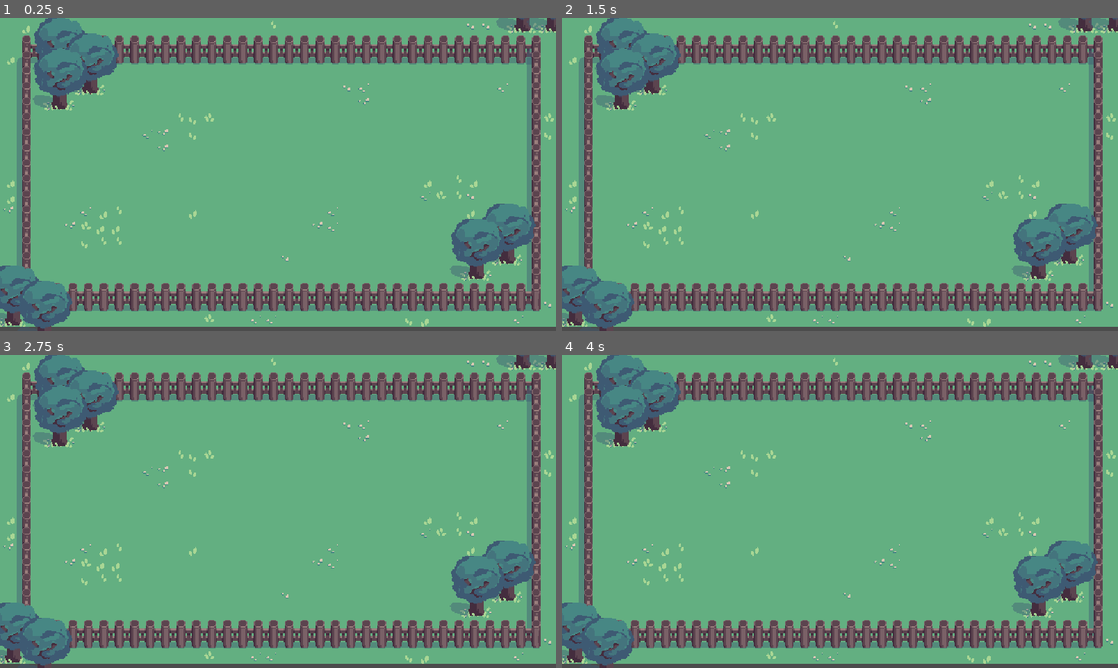
Above: before the commit, frames 1-4 (two rows, left to right).
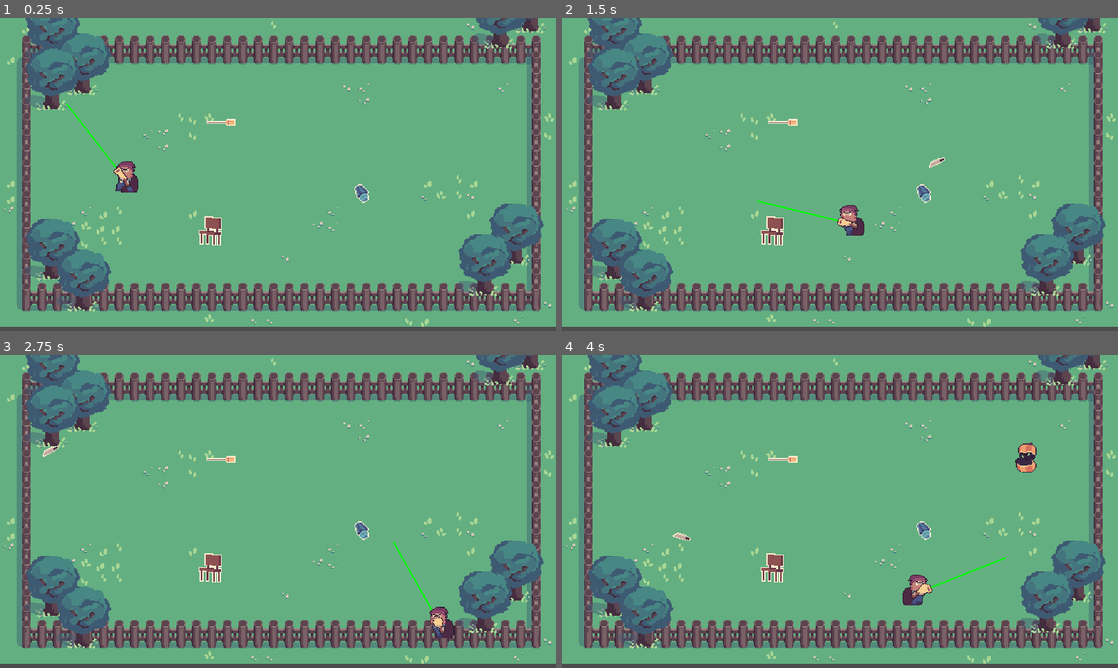
Above: after the commit, the same moments.

Repository: OceanBoy612/BrackeysJam2021
Game: Godot game, scene res://Code/World.tscn
The game is run twice, just before and just after one commit, with the same random seed, the same clock (stepped at 60 frames per second) and the same inputs.
Inputs (mouse positions are in pixels of both pictures, inside the frame that each line leads up to):
- Up to frame 1 (0.25 s): no input
- Up to frame 2 (1.5 s): tap Enter (ui_accept) at 0.5, 1.35 s; move the mouse to (962, 158) at 0.52 s; hold Right (ui_right) 0.53-1.28 s; hold Enter (ui_accept) 0.53-1.28 s; move the mouse to (728, 190) at 1.27 s; hold Down (ui_down) from 1.28 s (still down)
- Up to frame 3 (2.75 s): tap Enter (ui_accept) at 1.52, 1.82 s; move the mouse to (333, 442) at 2.02 s; release Down (ui_down) at 2.03 s; hold Right (ui_right) from 2.03 s (still down); hold Enter (ui_accept) from 2.03 s (still down)
- Up to frame 4 (4 s): move the mouse to (812, 574) at 2.77 s; release Right (ui_right) at 2.78 s; release Enter (ui_accept) at 2.78 s; hold Up (ui_up) 2.78-3.53 s; tap Enter (ui_accept) at 2.85, 3.02, 3.32 s; move the mouse to (1006, 558) at 3.52 s; hold Left (ui_left) from 3.53 s (still down); hold Enter (ui_accept) from 3.53 s (still down)

The runs differ from the first frame. In frame 1, 10% of the frame differs, in the area x 0-100%, y 0-100%; in frame 2, 10%; in frame 3, 10%; in frame 4, 10%.

Commit message:
Added night effect to World

Diff:
--- a/src/Art/Tilesets/Tileset.tres
+++ b/src/Art/Tilesets/Tileset.tres
@@ -126,15 +126,15 @@
 5/z_index = 0
 6/name = "Tree"
 6/texture = ExtResource( 1 )
-6/tex_offset = Vector2( 0, 0 )
+6/tex_offset = Vector2( -24, -48 )
 6/modulate = Color( 1, 1, 1, 1 )
 6/region = Rect2( 32, 16, 64, 64 )
 6/tile_mode = 0
-6/occluder_offset = Vector2( 0, 0 )
+6/occluder_offset = Vector2( -24, -48 )
 6/occluder = SubResource( 6 )
-6/navigation_offset = Vector2( 0, 0 )
-6/shape_offset = Vector2( 0, 0 )
-6/shape_transform = Transform2D( 1, 0, 0, 1, 0, 0 )
+6/navigation_offset = Vector2( -24, -48 )
+6/shape_offset = Vector2( -24, -48 )
+6/shape_transform = Transform2D( 1, 0, 0, 1, -24, -48 )
 6/shape = SubResource( 7 )
 6/shape_one_way = false
 6/shape_one_way_margin = 1.0
@@ -143,7 +143,7 @@
 "one_way": false,
 "one_way_margin": 1.0,
 "shape": SubResource( 7 ),
-"shape_transform": Transform2D( 1, 0, 0, 1, 0, 0 )
+"shape_transform": Transform2D( 1, 0, 0, 1, -24, -48 )
 } ]
 6/z_index = 0
 7/name = "Fence-Top-Left"
--- a/src/Code/Bullets/GenericBullet.gd
+++ b/src/Code/Bullets/GenericBullet.gd
@@ -14,3 +14,5 @@
 		if col.collider.has_method("damage"):
 			col.collider.damage(damage)
 			queue_free()
+		if col.collider is TileMap:
+			queue_free() # hit a wall
--- a/src/Code/Enemies/Enemy.tscn
+++ b/src/Code/Enemies/Enemy.tscn
@@ -11,7 +11,7 @@
 collision_layer = 4
 collision_mask = 7
 script = ExtResource( 2 )
-speed = 175
+speed = 100
 
 [node name="Sprite" type="AnimatedSprite" parent="."]
 frames = ExtResource( 1 )
--- a/src/Code/Player/Player.gd
+++ b/src/Code/Player/Player.gd
@@ -40,12 +40,17 @@
 
 	update() # debugging
 
+	if Input.is_action_pressed("ui_accept"):
+		charge_gun()
+	elif Input.is_action_just_released("ui_accept"):
+		shoot_gun()
 
-func _input(event):
-	if event.is_action_pressed("ui_accept"):
-		charge_gun()
-	elif event.is_action_released("ui_accept"):
-		shoot_gun()
+
+#func _input(event):
+#	if event.is_action_pressed("ui_accept"):
+#		charge_gun()
+#	elif event.is_action_released("ui_accept"):
+#		shoot_gun()
 
 
 func shoot_gun():
--- a/src/Code/World.tscn
+++ b/src/Code/World.tscn
@@ -1,23 +1,83 @@
-[gd_scene load_steps=2 format=2]
+[gd_scene load_steps=12 format=2]
 
 [ext_resource path="res://Art/Tilesets/Tileset.tres" type="TileSet" id=1]
+[ext_resource path="res://Code/Player/Player.gd" type="Script" id=2]
+[ext_resource path="res://Code/Enemies/Enemy.tscn" type="PackedScene" id=3]
+[ext_resource path="res://Code/Items/GenericItem.gd" type="Script" id=4]
+[ext_resource path="res://Code/Spawner/Spawner.gd" type="Script" id=5]
+[ext_resource path="res://Code/Items/KnifeItem.tscn" type="PackedScene" id=6]
+[ext_resource path="res://Code/Spawner/Spawner.tscn" type="PackedScene" id=7]
+[ext_resource path="res://Code/Player/Player.tscn" type="PackedScene" id=8]
+[ext_resource path="res://Code/Items/LampItem.tscn" type="PackedScene" id=9]
+[ext_resource path="res://Code/Items/ChairItem.tscn" type="PackedScene" id=10]
+[ext_resource path="res://Code/Items/BroomItem.tscn" type="PackedScene" id=11]
 
-[node name="World" type="Node2D"]
+[node name="World" type="YSort"]
 
 [node name="Back" type="TileMap" parent="."]
 tile_set = ExtResource( 1 )
 cell_size = Vector2( 16, 16 )
+show_collision = true
 format = 1
 tile_data = PoolIntArray( 0, 4, 0, 1, 4, 0, 2, 4, 0, 3, 4, 0, 4, 4, 0, 5, 4, 0, 6, 4, 0, 7, 4, 0, 8, 4, 0, 9, 4, 0, 10, …(9941 unchanged characters)…
 
 [node name="Mid" type="TileMap" parent="."]
 tile_set = ExtResource( 1 )
 cell_size = Vector2( 16, 16 )
+cell_y_sort = true
+show_collision = true
 format = 1
 tile_data = PoolIntArray( 1, 2, 0, 17, 1, 131072, 30, 5, 0, 31, 5, 0, 65537, 7, 0, 65538, 8, 0, 65539, 8, 0, 65540, 8,  …(2183 unchanged characters)…
 
 [node name="Front" type="TileMap" parent="."]
 tile_set = ExtResource( 1 )
 cell_size = Vector2( 16, 16 )
+cell_y_sort = true
+show_collision = true
 format = 1
-tile_data = PoolIntArray( -262112, 6, 0, -196576, 6, 0, -196574, 6, 0, 2, 6, 0, 65540, 6, 0, 131074, 6, 0, 786463, 6, 0, 851997, 6, 0, 1114111, 6, 0, 1114113, 6, 0 )
+tile_data = PoolIntArray( -65504, 6, 0, 34, 6, 0, 65568, 6, 0, 131075, 6, 0, 262149, 6, 0, 327683, 6, 0, 983073, 6, 0, 1048579, 6, 0, 1114143, 6, 0, 1179653, 6, 0 )
+
+[node name="Spawners" type="Node2D" parent="."]
+position = Vector2( 93.6252, 54.7231 )
+
+[node name="Spawner" type="Position2D" parent="Spawners" instance=ExtResource( 7 )]
+position = Vector2( 397.89, 154.368 )
+script = ExtResource( 5 )
+entity_tscn = ExtResource( 3 )
+amount = -1
+delay = 3.5
+
+[node name="Spawner2" type="Position2D" parent="Spawners" instance=ExtResource( 7 )]
+position = Vector2( 396.016, 32.4518 )
+script = ExtResource( 5 )
+entity_tscn = ExtResource( 3 )
+amount = -1
+delay = 3.772
+
+[node name="Player" type="KinematicBody2D" parent="." instance=ExtResource( 8 )]
+position = Vector2( 130.493, 168.055 )
+collision_layer = 2
+collision_mask = 5
+script = ExtResource( 2 )
+speed = 225
+reload_time_msecs = 100
+
+[node name="Camera2D" type="Camera2D" parent="Player"]
+position = Vector2( 0.705475, -2.87677 )
+
+[node name="KnifeItem" type="Area2D" parent="." instance=ExtResource( 6 )]
+position = Vector2( 132.388, 178.854 )
+script = ExtResource( 4 )
+item_name = "knife"
+
+[node name="BroomItem" parent="." instance=ExtResource( 11 )]
+position = Vector2( 228.916, 107.657 )
+
+[node name="ChairItem" parent="." instance=ExtResource( 10 )]
+position = Vector2( 217.792, 220.489 )
+
+[node name="LampItem" parent="." instance=ExtResource( 9 )]
+position = Vector2( 375.122, 183.408 )
+
+[connection signal="body_entered" from="KnifeItem" to="KnifeItem" method="_on_KnifeItem_body_entered"]
+[connection signal="body_entered" from="KnifeItem" to="KnifeItem" method="_on_GenericItem_body_entered"]
Not shown, changed: .gitignore
